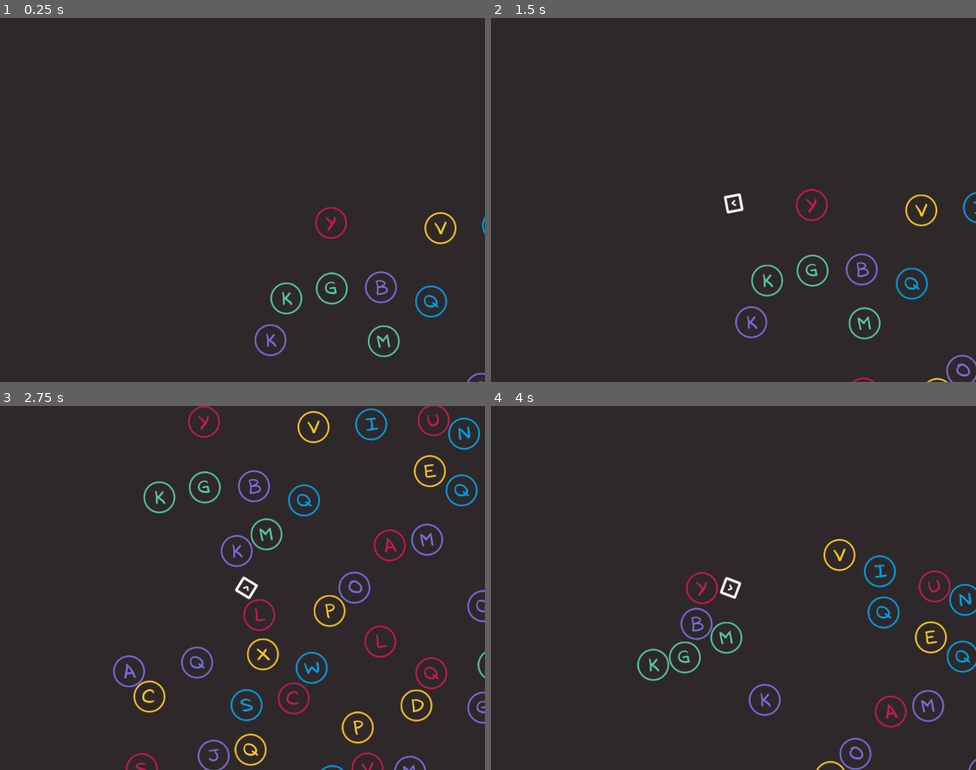
Above: before the commit, frames 1-4 (two rows, left to right).
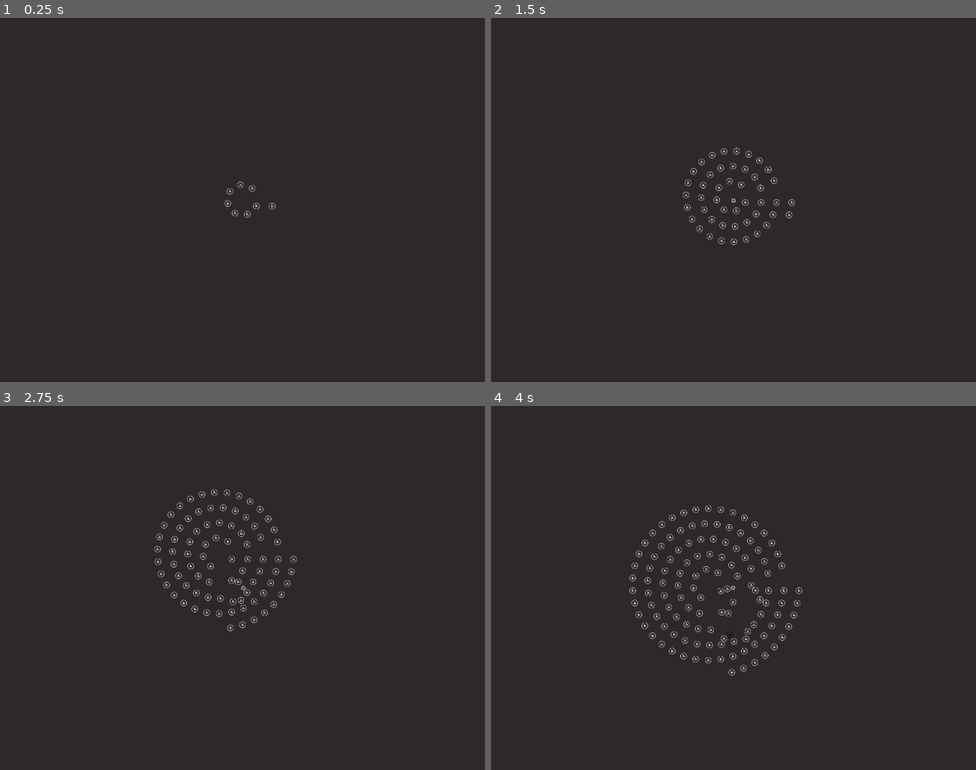
Above: after the commit, the same moments.

Repository: gontzalve/SSLS
Game: Godot game, scene res://scenes/game/main/main.tscn
Same seed, same stepped clock (60 frames per second), same inputs: the game is played once before the commit and once after it.
Inputs (mouse positions are in pixels of both pictures, inside the frame that each line leads up to):
- Up to frame 1 (0.25 s): no input
- Up to frame 2 (1.5 s): move the mouse to (840, 181) at 0.52 s; hold D (move_right) 0.53-1.28 s; click (840, 181) at 0.6 s; move the mouse to (636, 218) at 1.27 s; hold S (move_down) from 1.28 s (still down); tap Mouse wheel up (zoom_in) at 1.35 s
- Up to frame 3 (2.75 s): move the mouse to (291, 507) at 2.02 s; release S (move_down) at 2.03 s; hold D (move_right) from 2.03 s (still down); tap Mouse wheel down (zoom_out) at 2.1 s
- Up to frame 4 (4 s): move the mouse to (709, 660) at 2.77 s; release D (move_right) at 2.78 s; hold W (move_up) 2.78-3.53 s; click (709, 660) at 2.85 s; move the mouse to (879, 642) at 3.52 s; hold A (move_left) from 3.53 s (still down); tap Mouse wheel up (zoom_in) at 3.6 s

The runs differ from the first frame. In frame 1, 1.5% of the frame differs, in the area x 46-100%, y 45-100%; in frame 2, 2.2%; in frame 3, 6.8%, in the area x 23-100%, y 0-100%; in frame 4, 4.2%.

Commit message:
Implement new version of level generation

Diff:
--- a/scenes/game/bullet/bullet.gd
+++ b/scenes/game/bullet/bullet.gd
@@ -11,7 +11,7 @@
 
 func start_movement(direction: Vector2):
 	apply_impulse(direction * initial_impulse)
-	_set_initial_rotation(direction)
+	_set_initial_rotation()
 
 
 func _on_body_entered(body: Node) -> void:
@@ -22,7 +22,7 @@
 	pass
 
 
-func _set_initial_rotation(direction: Vector2) -> void:
+func _set_initial_rotation() -> void:
 	var mouse_pos: Vector2 = get_viewport().get_mouse_position()
 	var center_pos: Vector2 = get_viewport().size / 2
 	var angle = rad_to_deg(center_pos.angle_to_point(mouse_pos))
--- a/scenes/game/camera/camera_zoom.gd
+++ b/scenes/game/camera/camera_zoom.gd
@@ -32,7 +32,7 @@
 	current_zoom_transition = ZoomTransitionState.NONE
 	zoom_detection_timer = 0
 	zoom_inactivity_timer = 0
-	_set_zoom(1)
+	# _set_zoom(1)
 
 
 func _process(delta: float) -> void:
--- a/scenes/game/camera/game_camera.tscn
+++ b/scenes/game/camera/game_camera.tscn
@@ -10,6 +10,7 @@
 
 [node name="Camera2D" type="Camera2D" parent="."]
 unique_name_in_owner = true
+zoom = Vector2(0.2, 0.2)
 
 [node name="CameraShake" type="Node2D" parent="." node_paths=PackedStringArray("camera_2d")]
 unique_name_in_owner = true
--- a/scenes/game/levels/level.gd
+++ b/scenes/game/levels/level.gd
@@ -5,14 +5,22 @@
 @export var word_levels: Resource
 
 var letters: Array[Node2D]
+var origin_position: Vector2
+var letter_node_slot_radius: float
+var current_spawn_circle_radius: float
 
 const LETTER_COUNT: int = 360
 const LETTER_REPETITIONS: int = 4
 
+const LETTER_NODE_RADIUS: float = 54.0
+const LETTER_NODE_RADIUS_PADDING: float = 8.0
+const SPAWN_CIRCLE_INITIAL_RADIUS: float = 150.0
+const SPAWN_CIRCLE_RADIUS_INCREASE_STEP: float = 150.0
+
 
 func _ready() -> void:
-	pass
-	_initialize_grid()
+	origin_position = Vector2.ZERO
+	letter_node_slot_radius = LETTER_NODE_RADIUS + LETTER_NODE_RADIUS_PADDING
 	load_word_level(0)
 
 
@@ -21,33 +29,53 @@
 	var level_word: String = word_levels.get_level_word(index)
 	if level_word == "-":
 		return
-	_spawn_letter_nodes()
-	_initialize_letter_nodes(level_word)
+	_execute_spawn_sequence()
+
+
+func _execute_spawn_sequence() -> void:
+	var spawned_letters: int = 0
+	current_spawn_circle_radius = SPAWN_CIRCLE_INITIAL_RADIUS
+	while spawned_letters < LETTER_COUNT:
+		print("Spawned Letters: " , spawned_letters, " / Spawn Radius: ", current_spawn_circle_radius)
+		var letter_slot_angle: float = _calculate_letter_slot_angle(current_spawn_circle_radius)
+		var letter_slot_count: int = floori(360.0 / letter_slot_angle)
+		letter_slot_count = min(letter_slot_count, LETTER_COUNT - spawned_letters)
+		print("Slot Angle: " , letter_slot_angle)
+		print("Letter slots: " , letter_slot_count)
+		for i in range(letter_slot_count):
+			var spawn_angle: float = (letter_slot_angle / 2) + i * letter_slot_angle
+			var spawn_pos: Vector2 = _calculate_letter_spawn_position(spawn_angle, current_spawn_circle_radius)
+			_spawn_letter(spawn_pos)
+			await get_tree().create_timer(0.02).timeout
+			spawned_letters += 1
+		current_spawn_circle_radius += SPAWN_CIRCLE_RADIUS_INCREASE_STEP
+		print("-------------------------------")
+	# _initialize_letter_nodes(level_word)
+
+
+func _calculate_letter_slot_angle(spawn_radius: float) -> float:
+	var slot_angle: float = 4 * asin(letter_node_slot_radius / (2 * spawn_radius))
+	return rad_to_deg(slot_angle)
+
+
+func _calculate_letter_spawn_position(angle: float, radius: float) -> Vector2:
+	var rad_angle: float = deg_to_rad(angle)
+	return Vector2(radius * cos(rad_angle), radius * sin(rad_angle))
+
+
+func _spawn_letter(spawn_pos: Vector2) -> void:
+	var letter_node: Node = letter_scene.instantiate()
+	letter_node.position = spawn_pos
+	letters.append(letter_node)
+	$LetterContainer.add_child(letter_node)
+	pass
 
 
 func _clear_level() -> void:
-	_clear_letters_array()
-
-
-func get_center_cell_pos() -> Vector2:
-	return $LevelGrid.get_center_cell_world_pos()
-
-
-func _initialize_grid() -> void:
-	$LevelGrid.initialize()
-
-
-func _clear_letters_array() -> void:
 	for letter_node in letters:
 		letter_node.queue_free()
 	letters.clear()
 
-
-func _spawn_letter_nodes() -> void:
-	for i in range(LETTER_COUNT):
-		var letter_node: Node = letter_scene.instantiate()
-		letters.append(letter_node)
-		$LetterContainer.add_child(letter_node)
 
 
 func _initialize_letter_nodes(level_word: String) -> void:
--- a/scenes/game/levels/level.tscn
+++ b/scenes/game/levels/level.tscn
@@ -1,9 +1,8 @@
-[gd_scene load_steps=6 format=3 uid="uid://duqk6nnpkjlh1"]
+[gd_scene load_steps=5 format=3 uid="uid://duqk6nnpkjlh1"]
 
 [ext_resource type="PackedScene" uid="uid://d2mt4713epsq8" path="res://scenes/game/letter/letter.tscn" id="1_bllgx"]
 [ext_resource type="Script" path="res://scenes/game/levels/level.gd" id="1_eklft"]
 [ext_resource type="Resource" uid="uid://dhfdr3120uqgx" path="res://data/alphabet/alphabet.tres" id="3_xfgl2"]
-[ext_resource type="Script" path="res://scenes/game/levels/level_grid.gd" id="4_5fei7"]
 [ext_resource type="Resource" uid="uid://e73ytwisfwps" path="res://data/word_levels/word_levels.tres" id="4_kuxe6"]
 
 [node name="Level" type="Node2D"]
@@ -13,6 +12,3 @@
 word_levels = ExtResource("4_kuxe6")
 
 [node name="LetterContainer" type="Node2D" parent="."]
-
-[node name="LevelGrid" type="Node2D" parent="."]
-script = ExtResource("4_5fei7")
--- a/scenes/game/levels/level_grid.gd
+++ /dev/null
@@ -1,115 +0,0 @@
-extends Node2D
-
-const CELL_SIZE: int = 112
-const LETTER_SIZE: int = 64
-
-const GRID_ROWS: int = 19
-const GRID_COLUMNS: int = 23
-
-const DOUBLE_CELL_ROWS: int = 0
-const DOUBLE_CELL_COLUMNS: int = 0
-
-var grid: Array
-var row_sections: Array
-var column_sections: Array
-
-
-func initialize() -> void:
-	_initialize_grid()
-	_initialize_sections()
-
-
-func get_center_cell_world_pos() -> Vector2:
-	var center_row: int = (GRID_ROWS - 1) / 2
-	var center_column: int = (GRID_COLUMNS - 1) / 2
-	return get_world_position_for_cell(Vector2(center_row, center_column))
-
-
-func set_cell_as_occupied(cell_grid_pos: Vector2i) -> void:
-	if not _is_cell_position_valid(cell_grid_pos):
-		return
-	grid[cell_grid_pos.x][cell_grid_pos.y] = false
-
-
-func is_cell_free(cell_grid_pos: Vector2i) -> bool:
-	if not _is_cell_position_valid(cell_grid_pos):
-		return false
-	return grid[cell_grid_pos.x][cell_grid_pos.y]
-
-
-func get_random_free_cell() -> Vector2i:
-	var tries: int = 30
-	while tries > 0:
-		var random_row: int = randi_range(0, GRID_ROWS - 1)
-		var random_col: int = randi_range(0, GRID_COLUMNS - 1)
-		var random_cell_pos: Vector2i = Vector2i(random_row, random_col)
-		if is_cell_free(random_cell_pos):
-			return random_cell_pos
-		tries -= 1
-	return -1 * Vector2i.ONE
-
-
-func get_world_position_for_cell(cell_grid_pos: Vector2i) -> Vector2:
-	if not _is_cell_position_valid(cell_grid_pos):
-		printerr("Position not valid for %v" %cell_grid_pos)
-		return Vector2.INF
-	var world_pos_x = _get_world_position_x_for_cell(cell_grid_pos.y)
-	var world_pos_y = _get_world_position_y_for_cell(cell_grid_pos.x)
-	return Vector2(world_pos_x, world_pos_y)
-
-
-func get_random_position_inside_cell(cell_grid_pos: Vector2i) -> Vector2:
-	var cell_world_pos: Vector2 = get_world_position_for_cell(cell_grid_pos)
-	var offset_x: float = randf_range(-1, 1)
-	var offset_y: float = randf_range(-1, 1)
-	var radius = randf_range(0, CELL_SIZE - LETTER_SIZE)
-	var offset: Vector2 = Vector2(offset_x, offset_y).normalized() * radius
-	return cell_world_pos + offset
-
-
-func _initialize_grid() -> void:
-	for row in range(GRID_ROWS):
-		grid.append([])
-		for col in range(GRID_COLUMNS):
-			grid[row].append(true)
-
-
-func _initialize_sections() -> void:
-	var single_cell_rows = (GRID_ROWS - DOUBLE_CELL_ROWS) / 2
-	var single_cell_columns = (GRID_COLUMNS - DOUBLE_CELL_COLUMNS) / 2
-	row_sections.append({"Length": single_cell_rows, "CellSize": 1})
-	row_sections.append({"Length": DOUBLE_CELL_ROWS, "CellSize": 2})
-	row_sections.append({"Length": single_cell_rows, "CellSize": 1})
-	column_sections.append({"Length": single_cell_columns, "CellSize": 1})
-	column_sections.append({"Length": DOUBLE_CELL_COLUMNS, "CellSize": 2})
-	column_sections.append({"Length": single_cell_columns, "CellSize": 1})
-
-
-func _get_world_position_x_for_cell(column: int) -> float:
-	var world_pos_x: float = CELL_SIZE / 2.0
-	for section in column_sections:
-		var min_section_length: int = mini(column, section["Length"])
-		column = column - min_section_length
-		world_pos_x += min_section_length * CELL_SIZE * section["CellSize"]
-		if column <= 0:
-			return world_pos_x
-	return world_pos_x
-
-
-func _get_world_position_y_for_cell(row: int) -> float:
-	var world_pos_y: float = CELL_SIZE / 2.0
-	for section in row_sections:
-		var min_section_length: int = mini(row, section["Length"])
-		row = row - min_section_length
-		world_pos_y += min_section_length * CELL_SIZE * section["CellSize"]
-		if row <= 0:
-			return world_pos_y
-	return world_pos_y
-
-
-func _is_cell_position_valid(cell_grid_pos: Vector2i) -> bool:
-	if cell_grid_pos.x < 0 or cell_grid_pos.x >= GRID_ROWS:
-		return false
-	if cell_grid_pos.y < 0 or cell_grid_pos.y >= GRID_COLUMNS:
-		return false
-	return true
